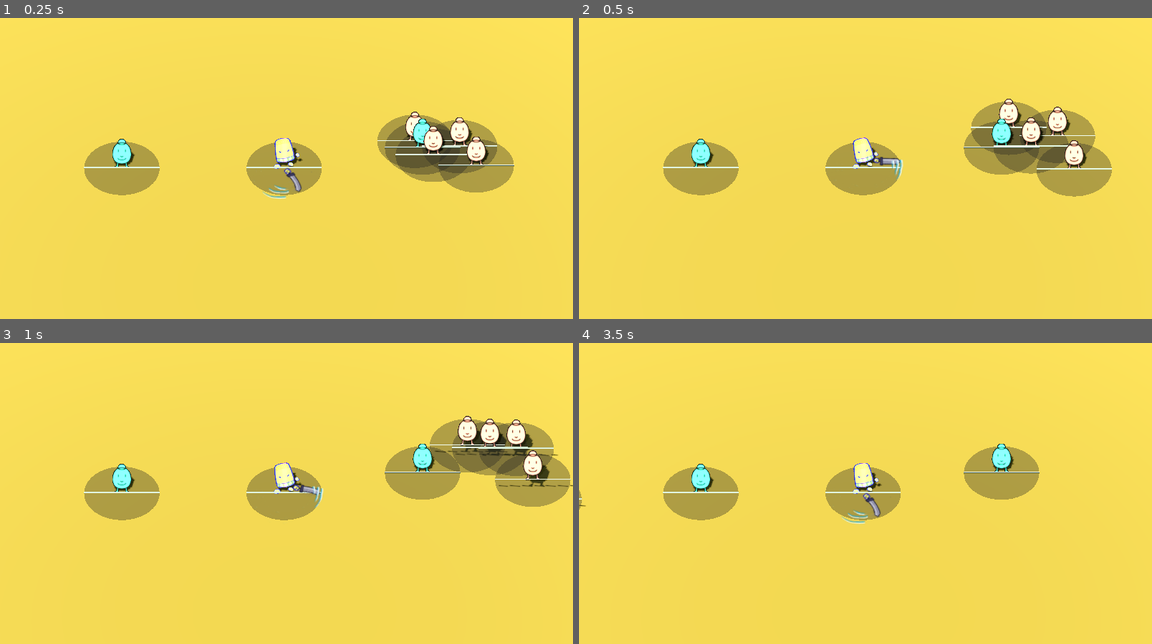
Above: before the commit, frames 1-4 (two rows, left to right).
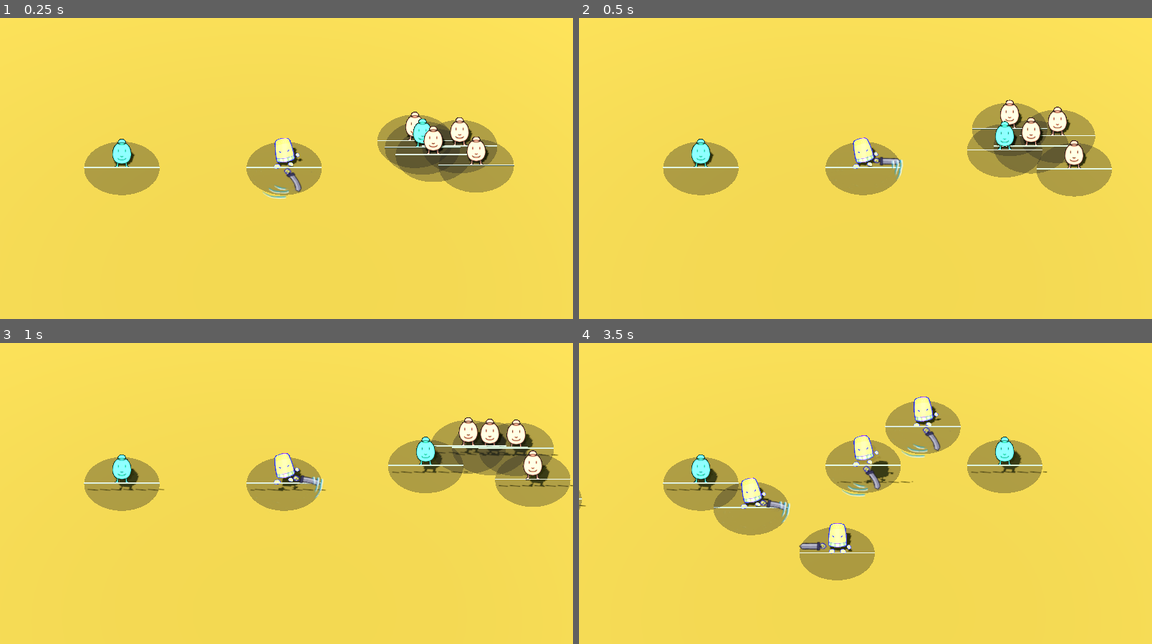
Above: after the commit, the same moments.

Repository: Rachel-Sherrick/TowerDefense
Game: Godot game, scene res://main.tscn
The game is run twice, just before and just after one commit, with the same random seed, the same clock (stepped at 60 frames per second) and the same inputs.
Inputs (mouse positions are in pixels of both pictures, inside the frame that each line leads up to):
- Up to frame 1 (0.25 s): no input
- Up to frame 2 (0.5 s): no input
- Up to frame 3 (1 s): tap Enter (ui_accept) at 0.5, 0.77 s; move the mouse to (412, 478) at 0.52 s; click (412, 478) at 0.67 s
- Up to frame 4 (3.5 s): move the mouse to (750, 508) at 1.27 s; click (750, 508) at 1.42 s; tap Enter (ui_accept) at 1.52, 3.02 s; move the mouse to (922, 427) at 2.02 s; click (922, 427) at 2.17 s; move the mouse to (836, 553) at 2.77 s; click (836, 553) at 2.92 s

Frame 1 is identical in both runs. In frame 2, 0.8% of the frame differs, in the area x 67-82%, y 26-53%; in frame 3, 4.0%; in frame 4, 10%, in the area x 14-82%, y 17-79%.

Commit message:
main field for tower spawn

Diff:
--- a/main.tscn
+++ b/main.tscn
@@ -3,6 +3,7 @@
 [ext_resource type="PackedScene" uid="uid://doxjo2c5tjq6e" path="res://enemy.tscn" id="2_0xm2m"]
 [ext_resource type="PackedScene" uid="uid://tu18fp20hsnf" path="res://towers/warrior.tscn" id="3_1bvp3"]
 [ext_resource type="PackedScene" uid="uid://bmslpuj4gik5" path="res://tower.tscn" id="3_h2yge"]
+[ext_resource type="PackedScene" uid="uid://saf6d5teewoh" path="res://towerPlacement.tscn" id="4_1bvp3"]
 
 [sub_resource type="StandardMaterial3D" id="StandardMaterial3D_0xm2m"]
 albedo_color = Color(0.56590307, 0.45444906, 0.19438995, 1)
@@ -21,6 +22,9 @@
 background_color = Color(0.41504437, 0.53465366, 0.41490436, 1)
 sky = SubResource("Sky_ig7tw")
 tonemap_mode = 2
+
+[sub_resource type="BoxShape3D" id="BoxShape3D_h2yge"]
+size = Vector3(20, 2, 20)
 
 [node name="Main" type="Node" unique_id=1776296673]
 
@@ -59,6 +63,12 @@
 
 [node name="Tower" parent="." unique_id=766364614 instance=ExtResource("3_h2yge")]
 transform = Transform3D(1, 0, 0, 0, 1, 0, 0, 0, 1, 11.012677, 0, -2.3001575)
+axis_lock_linear_x = false
+axis_lock_linear_y = false
+axis_lock_linear_z = false
+axis_lock_angular_x = false
+axis_lock_angular_y = false
+axis_lock_angular_z = false
 
 [node name="Character" parent="." unique_id=1096929630 instance=ExtResource("2_0xm2m")]
 transform = Transform3D(1, 0, 0, 0, 1, 0, 0, 0, 1, 13.788729, 0, 0)
@@ -68,6 +78,12 @@
 
 [node name="Tower2" parent="." unique_id=1568776403 instance=ExtResource("3_h2yge")]
 transform = Transform3D(1, 0, 0, 0, 1, 0, 0, 0, 1, -12.921337, 0, 0)
+axis_lock_linear_x = false
+axis_lock_linear_y = false
+axis_lock_linear_z = false
+axis_lock_angular_x = false
+axis_lock_angular_y = false
+axis_lock_angular_z = false
 
 [node name="Character3" parent="." unique_id=691519270 instance=ExtResource("2_0xm2m")]
 transform = Transform3D(1, 0, 0, 0, 1, 0, 0, 0, 1, 8.906646, 0, -3.317461)
@@ -76,3 +92,16 @@
 transform = Transform3D(1, 0, 0, 0, 1, 0, 0, 0, 1, 12.465977, 0, -3.3592243)
 
 [node name="Warrior" parent="." unique_id=198302004 instance=ExtResource("3_1bvp3")]
+axis_lock_linear_x = false
+axis_lock_linear_y = false
+axis_lock_linear_z = false
+axis_lock_angular_x = false
+axis_lock_angular_y = false
+axis_lock_angular_z = false
+
+[node name="MainField" type="Area3D" parent="." unique_id=125249582]
+
+[node name="CollisionShape3D" type="CollisionShape3D" parent="MainField" unique_id=2063056620]
+shape = SubResource("BoxShape3D_h2yge")
+
+[node name="towerPlacement" parent="." unique_id=666569105 instance=ExtResource("4_1bvp3")]
--- a/scripts/components/towerPlacement.gd
+++ b/scripts/components/towerPlacement.gd
@@ -26,10 +26,20 @@
 	var query := PhysicsRayQueryParameters3D.create(from, to)
 	var result := get_world_3d().direct_space_state.intersect_ray(query)
 
-	if result:
+	if result and _is_valid_position(result.position):
 		_spawn_tower(result.position)
 
 func _spawn_tower(position: Vector3) -> void:
 	var tower := tower_scene.instantiate()
 	get_parent().add_child(tower)
 	tower.global_position = position
+
+func _is_valid_position(position: Vector3) -> bool:
+	var area := get_parent().get_node("MainField") as Area3D
+	var shape := area.get_node("CollisionShape3D").shape as BoxShape3D
+	var extents := shape.size * 0.5
+	var local_pos := area.to_local(position)
+
+	return(
+		abs(local_pos.x) <= extents.x and abs(local_pos.z) <= extents.z
+	)
